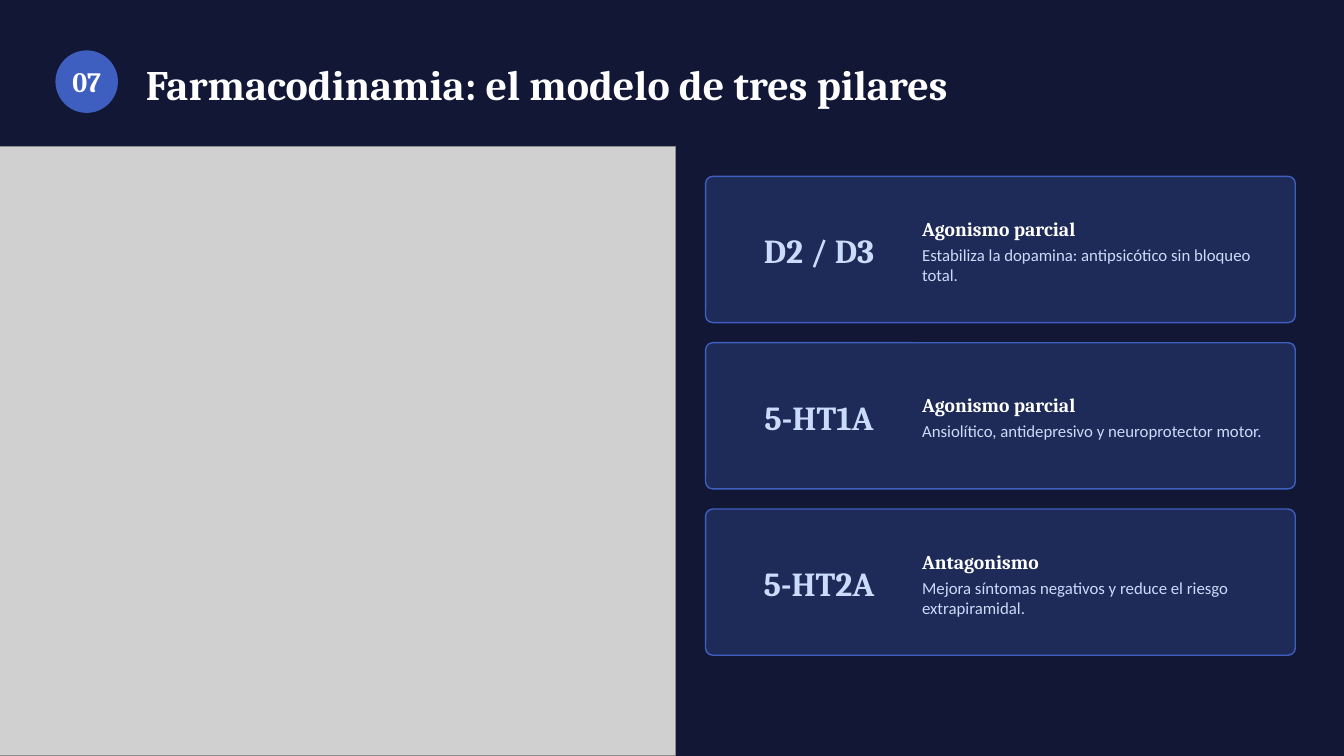
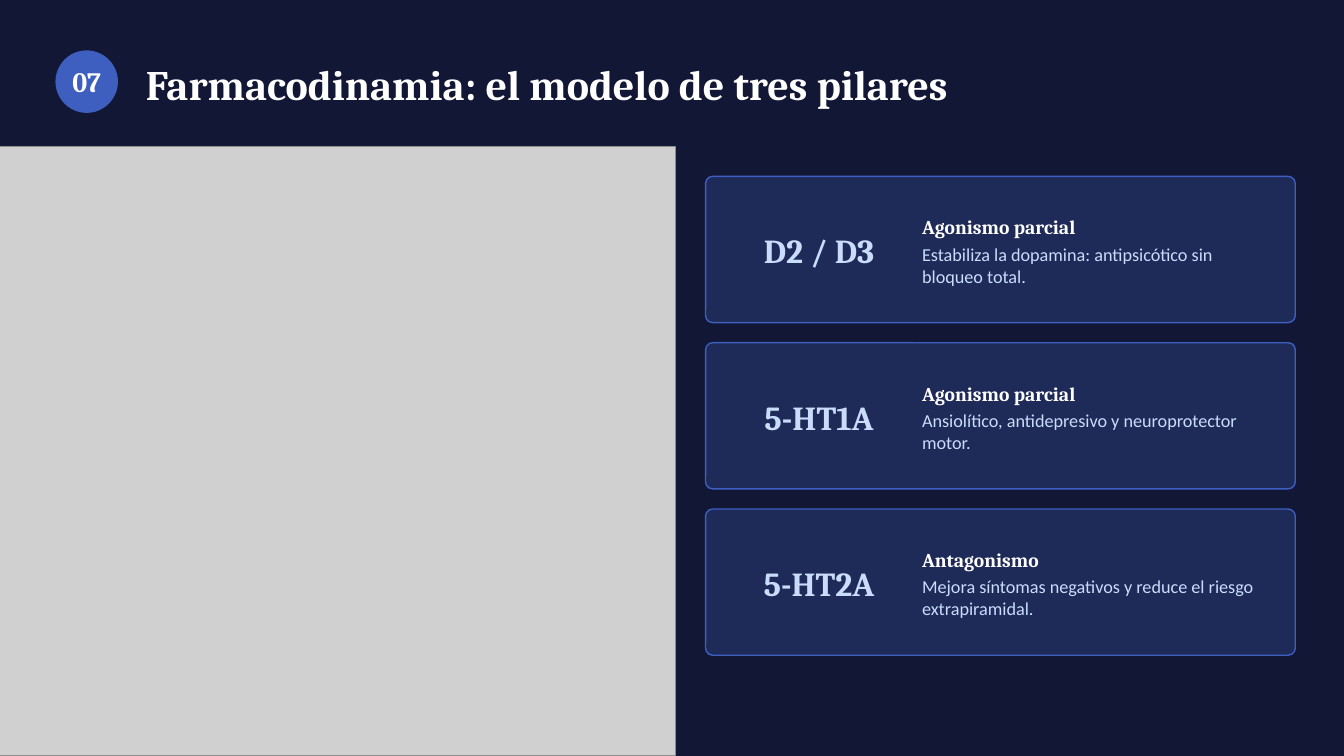
Before and after one commit to rjrm0483-cloud/Proyectos-RJ-., a slide deck: slide 8 of Brexpiprazol_Presentacion_Dra_Heydi_Trujillo.pptx. Drawn at 1344x756 pixels with LibreOffice and Linux fonts; fonts in the diff are those of the drawing; grey boxes stand for pictures. Boxes give left, top, right and bottom in pixels: in the first picture for what was removed or moved away, otherwise in the second. Text is boxed around its words. In the diff, an @@ line names an element or a change of style, - is before the commit and + after.

```diff
--- a/Brexpiprazol_Presentacion_Dra_Heydi_Trujillo.pptx
+++ b/Brexpiprazol_Presentacion_Dra_Heydi_Trujillo.pptx
@@ text at (x1=922, y1=248, x2=1213, y2=286): size 12 to 13 pt in "Estabiliza la dopamina: antipsicótico sin bloqueo total." @@
@@ text at (x1=922, y1=414, x2=1237, y2=449): size 12 to 13 pt in "Ansiolítico, antidepresivo y neuroprotector motor." @@
@@ text at (x1=922, y1=580, x2=1254, y2=618): size 12 to 13 pt in "Mejora síntomas negativos y reduce el riesgo ..." @@
```
Also in this commit, not shown: 18 other slides changed, 1 other file.
